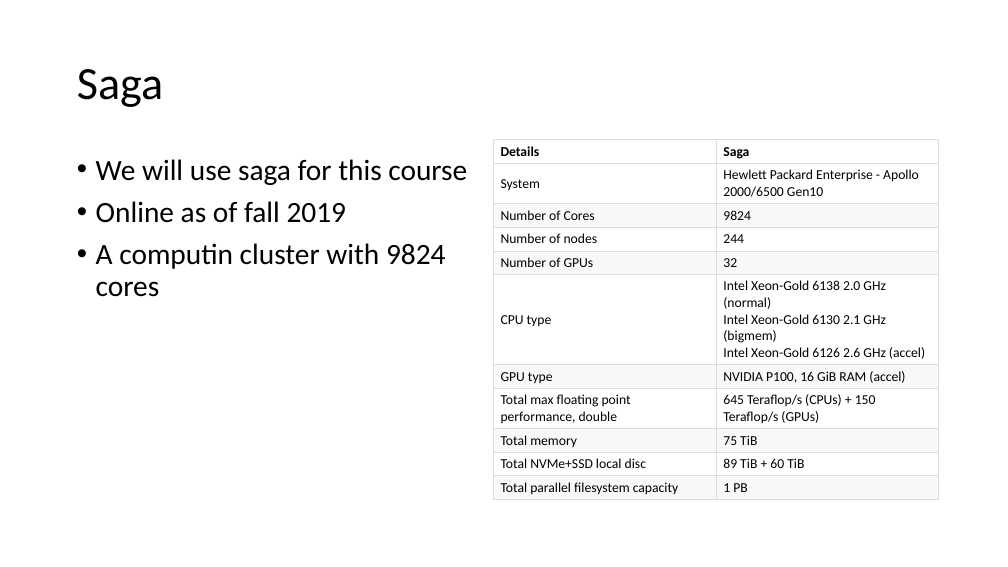
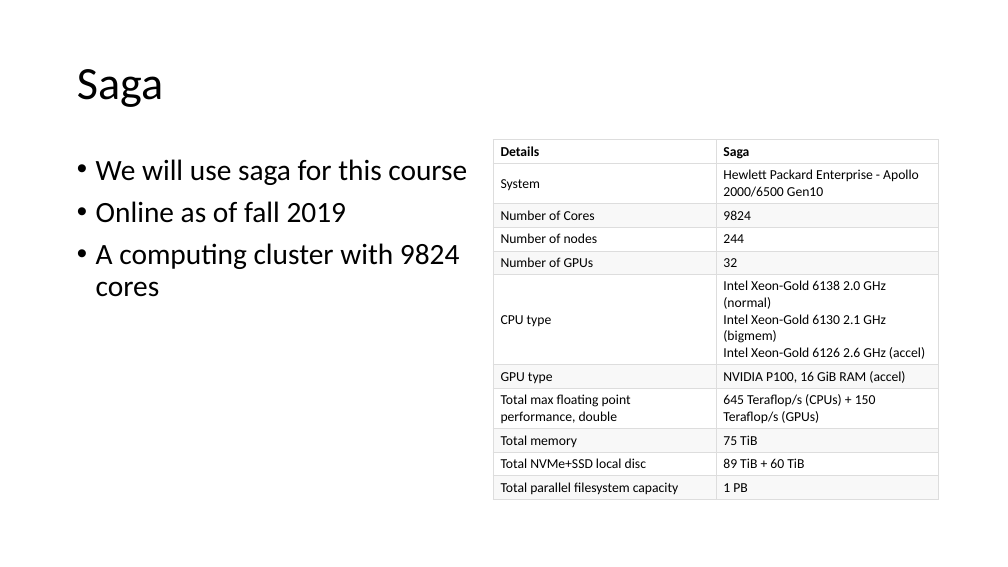
Before and after one commit to krabberod/bios3010-unix-linux, a slide deck: slide 4 of Lectures/2_saga.pptx. Drawn at 1008x567 pixels with LibreOffice and Linux fonts; fonts in the diff are those of the drawing. Boxes give left, top, right and bottom in pixels: in the first picture for what was removed or moved away, otherwise in the second. Text is boxed around its words. In the diff, an @@ line names an element or a change of style, - is before the commit and + after.

```diff
--- a/Lectures/2_saga.pptx
+++ b/Lectures/2_saga.pptx
@@ text at (96,243,459,297): text changed @@
-• A computin cluster with 9824 cores
+• A computing cluster with 9824 cores
```
Also in this commit, not shown: 1 other slide changed, 5 slides added, 11 other files.
